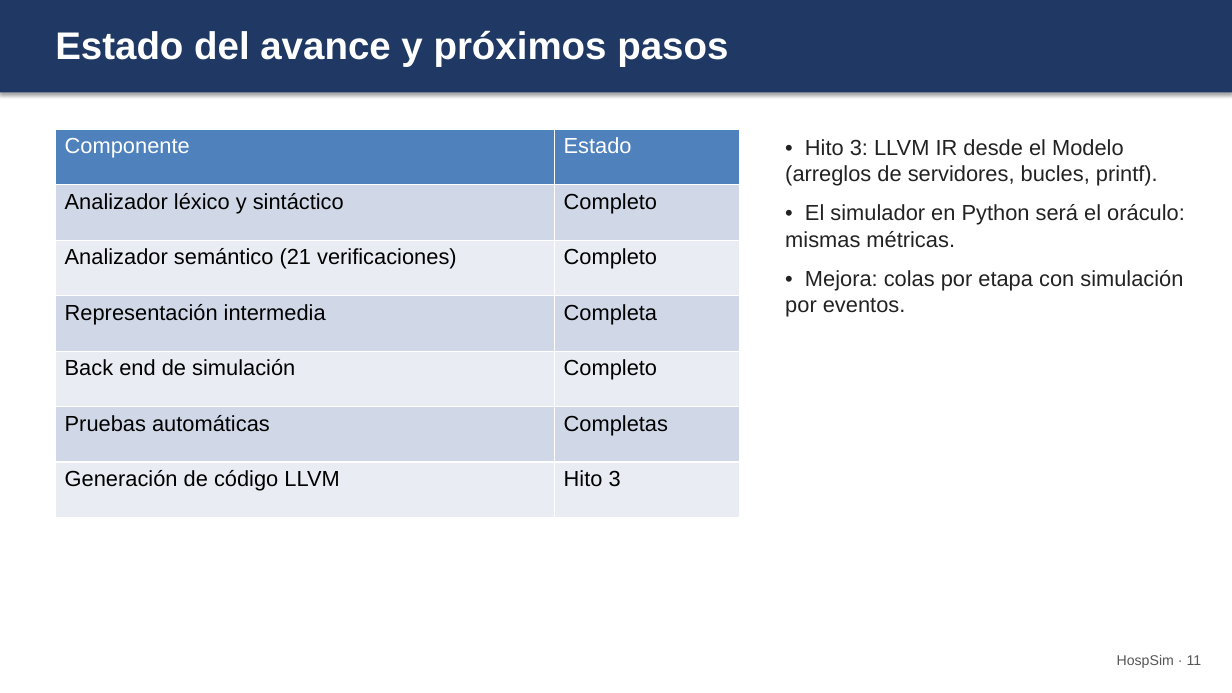
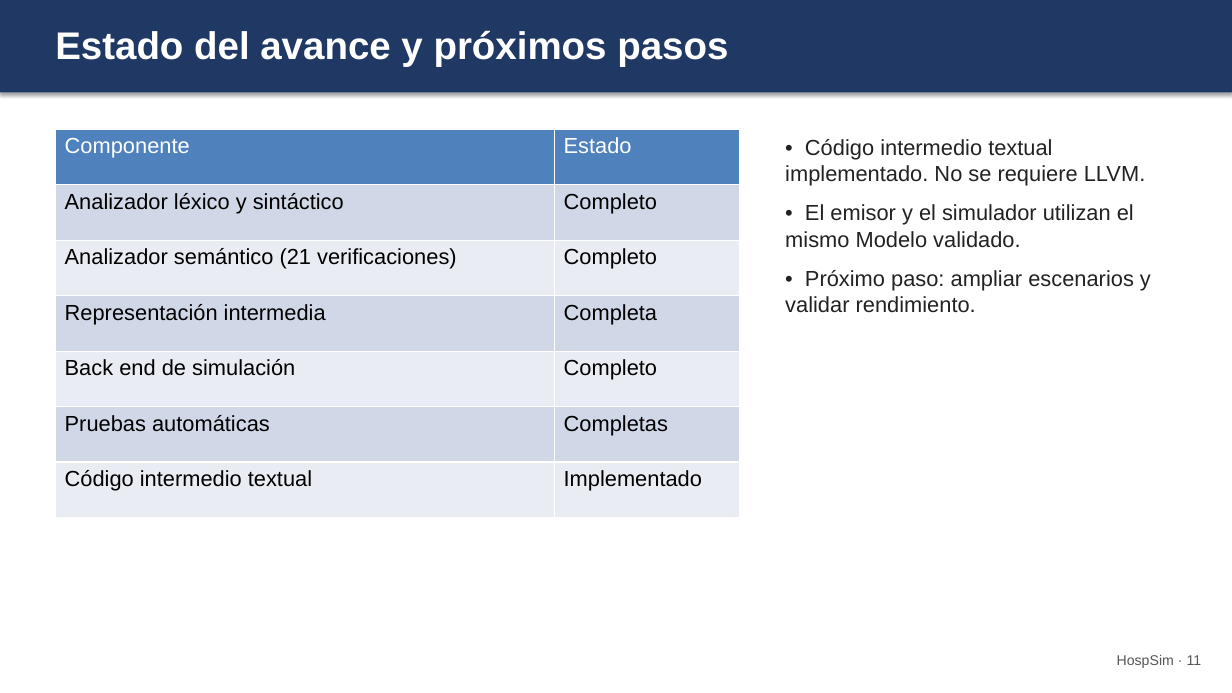
Before and after one commit to Jere348/HospSim, a slide deck: slide 11 of docs/presentacion/Presentacion_Hito2_HospSim.pptx. Drawn at 1232x693 pixels with LibreOffice and Linux fonts; fonts in the diff are those of the drawing. Boxes give left, top, right and bottom in pixels: in the first picture for what was removed or moved away, otherwise in the second. Text is boxed around its words. In the diff, an @@ line names an element or a change of style, - is before the commit and + after.

Commit message:
Hito 2: simulacion por eventos con cola FIFO por recurso, validacion de capacidad casi cero, ambitos por id, codigo intermedio (--ir) y caratula completa
- Recursos compartidos: un paciente ya no reserva un recurso en el futuro bloqueando a otros.
- Capacidades como 0.0000000001 se rechazan en el analisis semantico (antes el simulador fallaba).
- Un proceso llamado 'global' ya no comparte la tabla del ambito global.
- Pruebas: 20 casos de salida y 11 regresiones; run_tests.py portable a Windows.

```diff
--- a/docs/presentacion/Presentacion_Hito2_HospSim.pptx
+++ b/docs/presentacion/Presentacion_Hito2_HospSim.pptx
@@ table at bbox=[55, 129, 739, 518] @@
-row 7, column 1: Generación de código LLVM
+row 7, column 1: Código intermedio textual
-row 7, column 2: Hito 3
+row 7, column 2: Implementado
@@ text at bbox=[785, 139, 1151, 313]: text changed @@
-• Hito 3: LLVM IR desde el Modelo (arreglos de servidores, bucles, printf).
-• El simulador en Python será el oráculo: mismas métricas.
-• Mejora: colas por etapa con simulación por eventos.
+• Código intermedio textual implementado. No se requiere LLVM.
+• El emisor y el simulador utilizan el mismo Modelo validado.
+• Próximo paso: ampliar escenarios y validar rendimiento.
```
Also in this commit, not shown: 5 other slides changed, 20 other files.
